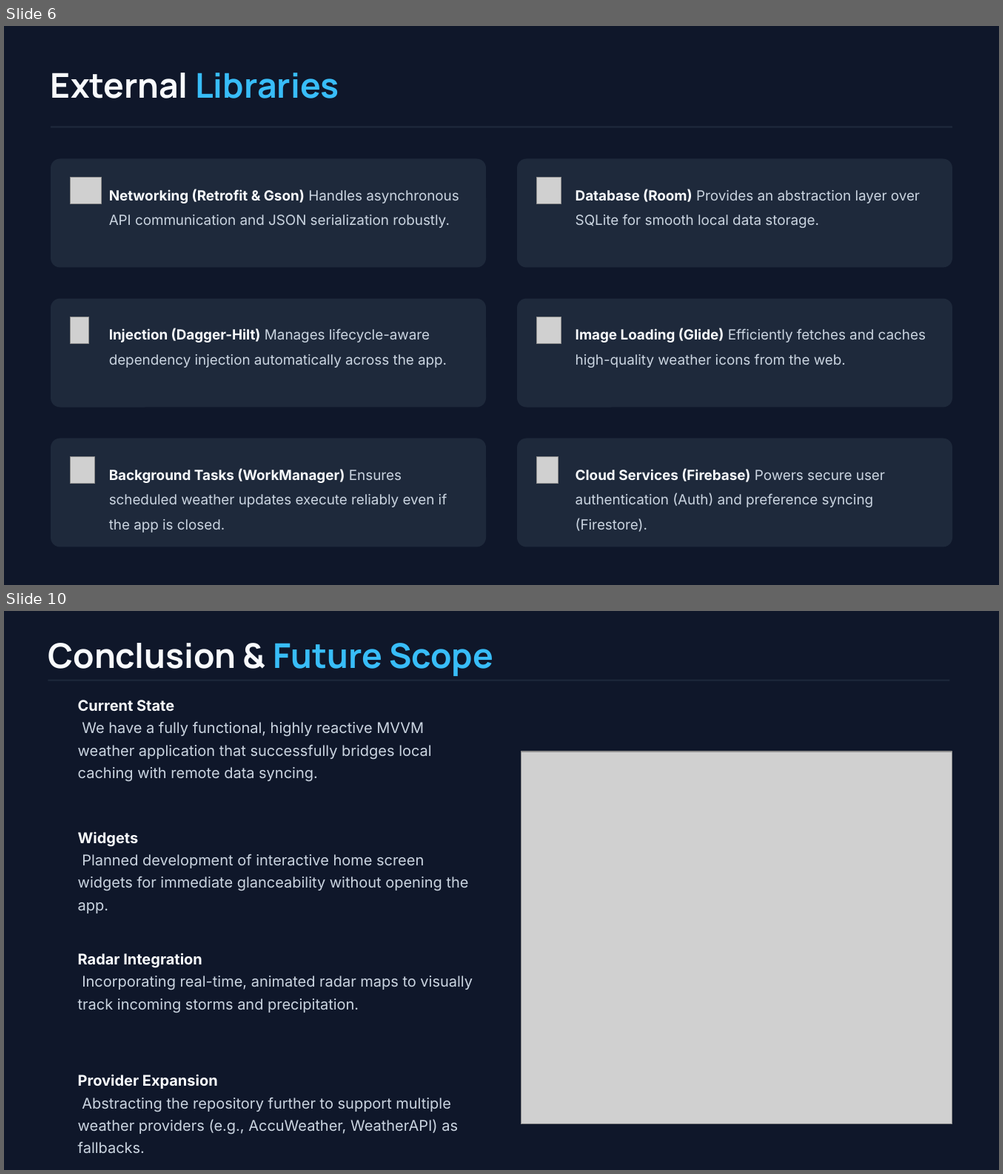
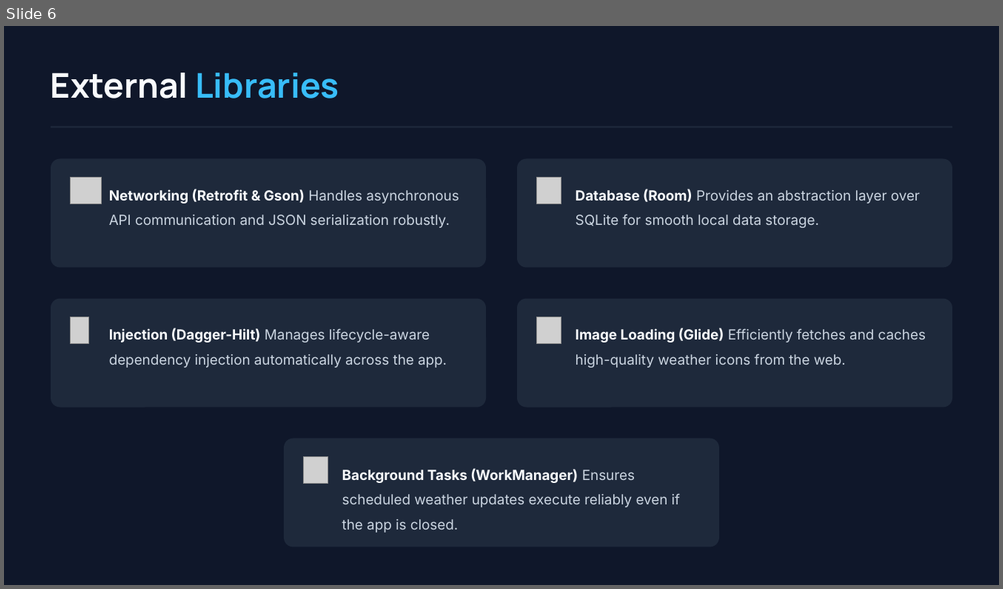
Before and after one commit to liranXD123/Final-Project-Kotlin, a slide deck: Weather App Project.pptx. Shown one above the other, each under a label of ours: slides 6 and 10 before the commit, slide 6 after it; the slides between them are not shown. The pictures are 1003x1174 and 1003x589 pixels, drawn with LibreOffice and Linux fonts; fonts in the diff are those of the drawing; grey boxes stand for pictures; background and template pictures are left out. Boxes give left, top, right and bottom in pixels: in the first picture for what was removed or moved away, otherwise in the second. Text is boxed around its words. In the diff, an @@ line names an element or a change of style, - is before the commit and + after.

```diff
--- a/Weather App Project.pptx
+++ b/Weather App Project.pptx
@@ slide 10 removed at (4, 611, 999, 1170), background #0F172A @@
@@ text removed at (48, 643, 493, 676) @@
-Conclusion & Future Scope
@@ rectangle removed at (48, 680, 949, 681) @@
@@ text removed at (78, 700, 431, 782) @@
-Current State
-We have a fully functional, highly reactive MVVM weather application that successfully bridges local caching with remote data syncing.
@@ picture removed at (521, 752, 952, 1125) @@
@@ text removed at (78, 832, 469, 914) @@
-Widgets
-Planned development of interactive home screen widgets for immediate glanceability without opening the app.
@@ text removed at (78, 953, 472, 1014) @@
-Radar Integration
-Incorporating real-time, animated radar maps to visually track incoming storms and precipitation.
@@ text removed at (78, 1074, 458, 1153) @@
-Provider Expansion
-Abstracting the repository further to support multiple weather providers (e.g., AccuWeather, WeatherAPI) as fallbacks.
@@ slide 6 changed as well @@
@@ 1 picture, 1 text, 1 rounded rectangle: place and size @@
-1 picture, 1 text, 1 rounded rectangle at (51, 439, 485, 548)
+1 picture, 1 text, 1 rounded rectangle at (284, 439, 719, 548)
@@ rounded rectangle removed at (518, 439, 952, 548) @@
@@ picture removed at (537, 457, 558, 483) @@
@@ text removed at (575, 469, 885, 532) @@
-Cloud Services (Firebase) Powers secure user authentication (Auth) and preference syncing (Firestore).
```
Also in this commit, not shown: 5 other slides changed, 3 other slides removed, 1 other file.
